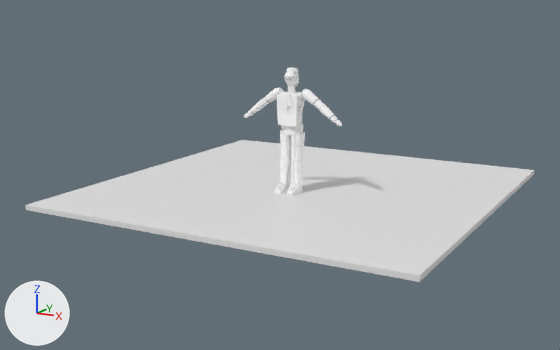
The Blender file ArtSource/Pedestrians/Blender/MountainCafeCoupleMan3D.blend as it was, and as the next commit left it.
Before and after are seen from a 50 mm lens placed at (5.11, -9.51, 2.74), pointed at (-0.22, 0.06, 0.2). The lights are fixed; the arrows at lower left show +X, +Y and +Z. The older version comes first.

Objects in the first picture: 'PreviewGround' and 21 more.
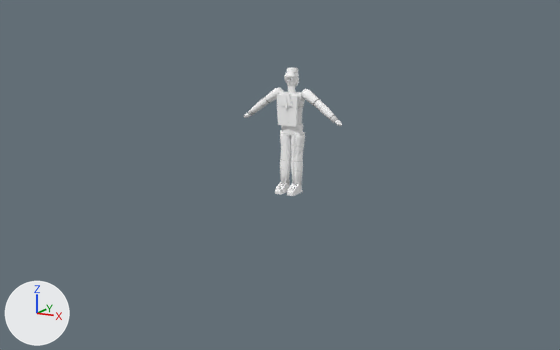
Boxes [x1, y1, x2, y2] around the edits, measured in the pictures (560 x 350 px):
```json
{"object": "PreviewGround", "change": "deleted", "before": [25, 140, 534, 282]}
```

The change, as JSON lines over the scene's bpy script:
```json
{"op": "remove", "block": "ob_previewground", "code": ["ob_previewground = bpy.data.objects.new('PreviewGround', me_previewground_mesh)", "ob_previewground.location = (0.0, 0.0, 0.0)"]}
```
